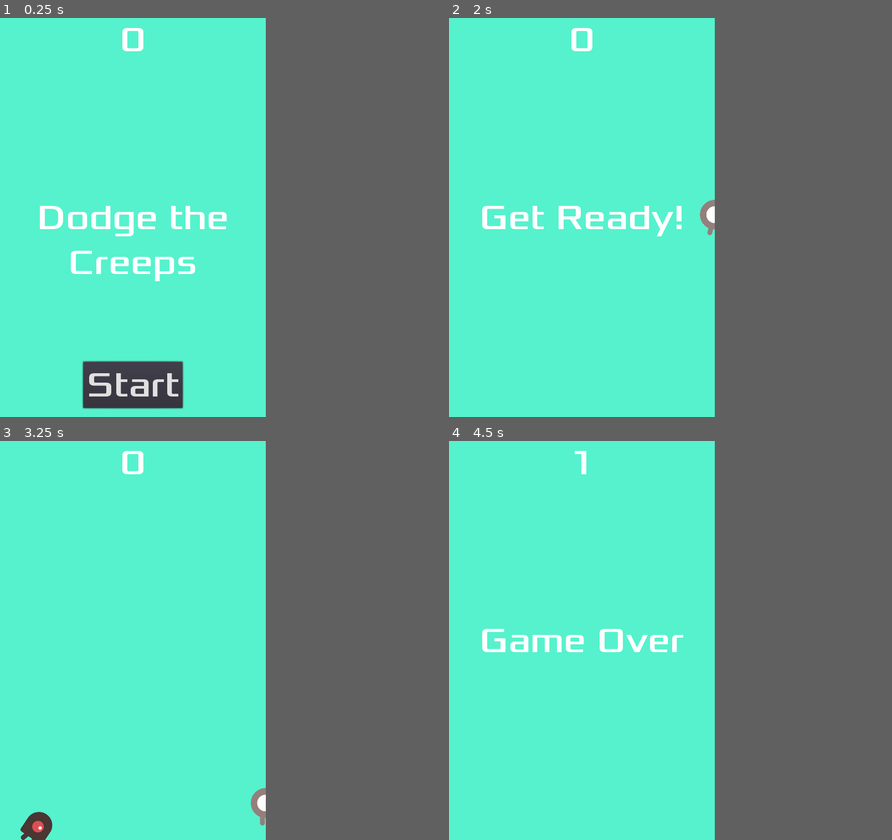
Above: before the commit, frames 1-4 (two rows, left to right).
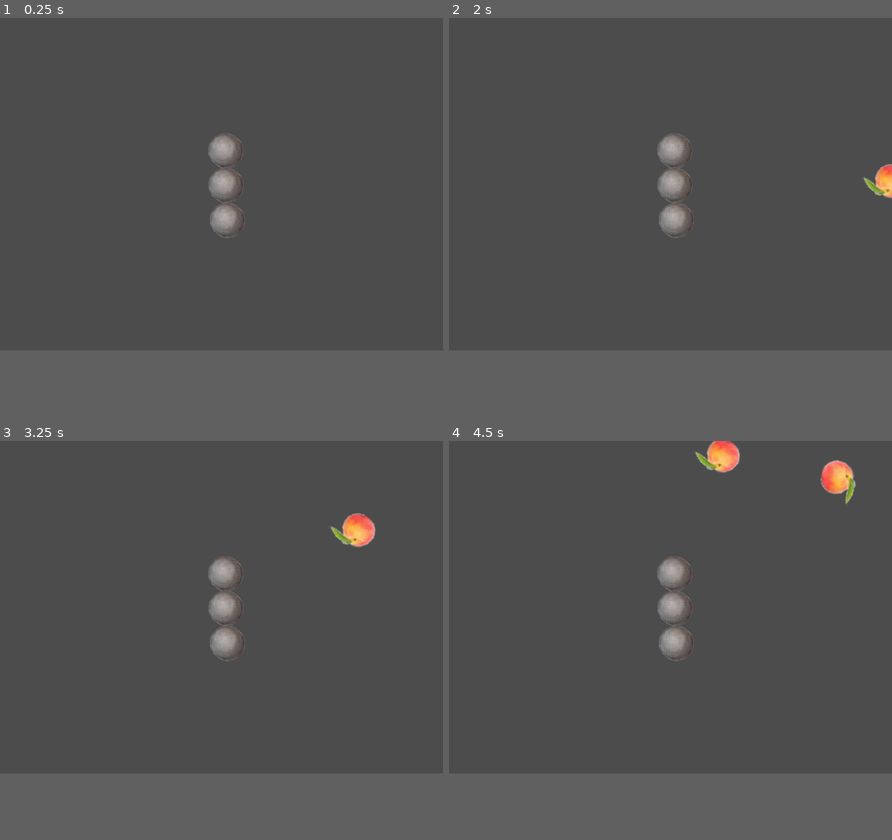
Above: after the commit, the same moments.

Repository: jwackito/dodgethecovid
Game: Godot game, scene res://LevelOne.tscn
Two runs of this game, one before a commit and one after it. Both use one fixed random seed, a clock stepped at 60 frames per second and the inputs below. Before the commit the project starts from res://Main.tscn.
Inputs (mouse positions are in pixels of both pictures, inside the frame that each line leads up to):
- Up to frame 1 (0.25 s): no input
- Up to frame 2 (2 s): click (581, 385) at 0.5 s, where only the run before the commit has a clickable "Start"; tap Enter at 1.25 s; hold Right (ui_right) from 1.28 s (still down)
- Up to frame 3 (3.25 s): release Right (ui_right) at 2.03 s; hold Down (ui_down) 2.03-2.78 s; hold Right (ui_right) from 2.78 s (still down)
- Up to frame 4 (4.5 s): release Right (ui_right) at 3.53 s; hold Up (ui_up) 3.53-4.28 s; hold Left (ui_left) from 4.28 s (still down)
In our replay, the window is 480x720 before the commit and 800x600 after it. These sizes can differ from the game's own. Grey fills any space a smaller window leaves; there, only what the larger window draws over its background counts as a difference.

The runs differ from the first frame. In frame 1, 53% of the frame differs, in the area x 0-60%, y 0-99%; in frame 2, 50%; in frame 3, 51%; in frame 4, 51%.

Commit message:
feat: Add LevelOne scene, "abstract" object Person and children object PersonWithMask and Gendarme
	- Create the static object StaticRock for testing wall comportament
	- Create LevelOne scene with a little logical for testing
	- Create the scene for PersonWithMask and Gendarme

Diff:
--- /dev/null
+++ b/Dodge The Creeps/Gendarme.gd
@@ -0,0 +1,10 @@
+class_name Gendarme
+extends Person
+
+func _init():
+	damage = 35
+	__init()
+
+
+func _ready():
+	_set_sprite_and_collision($AnimatedSprite, $Collision)
--- /dev/null
+++ b/Dodge The Creeps/Gendarme.tscn
@@ -0,0 +1,33 @@
+[gd_scene load_steps=5 format=2]
+
+[ext_resource path="res://Gendarme.gd" type="Script" id=1]
+[ext_resource path="res://dodge_assets/art/cannonball_small.png" type="Texture" id=2]
+
+[sub_resource type="SpriteFrames" id=1]
+animations = [ {
+"frames": [ ExtResource( 2 ) ],
+"loop": true,
+"name": "default",
+"speed": 5.0
+} ]
+
+[sub_resource type="CircleShape2D" id=2]
+radius = 30.8451
+
+[node name="Gendarme" type="RigidBody2D"]
+position = Vector2( 273.518, 254.49 )
+collision_layer = 0
+gravity_scale = 0.0
+script = ExtResource( 1 )
+__meta__ = {
+"_edit_group_": true
+}
+min_speed = 150
+max_speed = 250
+min_damage_variation = 0.8
+
+[node name="AnimatedSprite" type="AnimatedSprite" parent="."]
+frames = SubResource( 1 )
+
+[node name="Collision" type="CollisionShape2D" parent="."]
+shape = SubResource( 2 )
--- /dev/null
+++ b/Dodge The Creeps/LevelOne.gd
@@ -0,0 +1,20 @@
+class_name LevelOne
+extends Node
+
+export (PackedScene) var PersonWithMaskPackage
+onready var SpawnEnemyTimer = get_node("SpawnEnemyTimer")
+
+func _ready():
+	randomize()
+	SpawnEnemyTimer.start()
+
+
+func _on_SpawnEnemyTimer_timeout():
+	$InitPersonPath/InitPosition.set_offset(randi()) # get random position
+	var person = PersonWithMaskPackage.instance()
+	var direction = $InitPersonPath/InitPosition.rotation + PI/2
+	direction += rand_range(-PI/4, PI/4)
+	person.position = $InitPersonPath/InitPosition.position
+	person.rotation = direction
+	person.set_random_velocity(direction)
+	add_child(person)
--- /dev/null
+++ b/Dodge The Creeps/LevelOne.tscn
@@ -0,0 +1,37 @@
+[gd_scene load_steps=5 format=2]
+
+[ext_resource path="res://LevelOne.gd" type="Script" id=1]
+[ext_resource path="res://PersonWithMask.tscn" type="PackedScene" id=2]
+[ext_resource path="res://StaticRock.tscn" type="PackedScene" id=3]
+
+[sub_resource type="Curve2D" id=1]
+_data = {
+"points": PoolVector2Array( 0, 0, 0, 0, -1.30595, 0.817566, 0, 0, 0, 0, 19.8833, -51.0961, 0, 0, 0, 0, 774.221, -38.3826, 0, 0, 0, 0, 799.648, -0.241913, 0, 0, 0, 0, 799.648, 600.474, 0, 0, 0, 0, 677.81, 699.004, 0, 0, 0, 0, 31.5374, 687.35, 0, 0, 0, 0, 1.87238, 600.474, 0, 0, 0, 0, -1.30595, 0.817566 )
+}
+
+[node name="LevelOne" type="Node"]
+script = ExtResource( 1 )
+PersonWithMaskPackage = ExtResource( 2 )
+
+[node name="SpawnEnemyTimer" type="Timer" parent="."]
+wait_time = 2.0
+
+[node name="WallContainer" type="Node" parent="."]
+
+[node name="StaticRock" parent="WallContainer" instance=ExtResource( 3 )]
+position = Vector2( 410.361, 365.287 )
+
+[node name="StaticRock2" parent="WallContainer" instance=ExtResource( 3 )]
+position = Vector2( 407.502, 239.947 )
+
+[node name="StaticRock3" parent="WallContainer" instance=ExtResource( 3 )]
+position = Vector2( 407.872, 301.995 )
+
+[node name="InitPersonPath" type="Path2D" parent="."]
+position = Vector2( -1.05948, 0 )
+curve = SubResource( 1 )
+
+[node name="InitPosition" type="PathFollow2D" parent="InitPersonPath"]
+position = Vector2( -1.30595, 0.817566 )
+rotation = -1.18327
+[connection signal="timeout" from="SpawnEnemyTimer" to="." method="_on_SpawnEnemyTimer_timeout"]
--- /dev/null
+++ b/Dodge The Creeps/Person.gd
@@ -0,0 +1,35 @@
+class_name Person
+extends RigidBody2D
+
+export (int) var min_speed
+export (int) var max_speed
+export (float) var min_damage_variation
+
+var default_sprite_name = "default"
+var collision_scale = { "x": 1, "y": 1 }
+var damage = 0
+var velocity
+
+func __init():
+	gravity_scale = 0
+
+func _process(delta):
+	if (linear_velocity.length() < min_speed):
+		set_random_velocity(linear_velocity.angle())
+
+func _set_sprite_and_collision(AnimateSprite, Collision):
+	AnimateSprite.animation = default_sprite_name
+	Collision.scale.x = collision_scale.x
+	Collision.scale.y = collision_scale.y
+
+func get_damage():
+	return damage * rand_range(min_damage_variation, 1)
+
+func set_random_velocity(direction):
+	if (!velocity):
+		velocity = int(rand_range(min_speed, max_speed))
+	var velocity_direction = Vector2(velocity, 0)
+	set_linear_velocity(velocity_direction.rotated(direction))
+
+func _on_Visibility_screen_exited():
+	queue_free()
--- /dev/null
+++ b/Dodge The Creeps/Person.tscn
@@ -0,0 +1,14 @@
+[gd_scene load_steps=2 format=2]
+
+[ext_resource path="res://Person.gd" type="Script" id=1]
+
+[node name="Person" type="RigidBody2D"]
+position = Vector2( 374, 104 )
+gravity_scale = 0.0
+script = ExtResource( 1 )
+__meta__ = {
+"_edit_group_": true
+}
+
+[node name="Visibility" type="VisibilityNotifier2D" parent="."]
+[connection signal="screen_exited" from="Visibility" to="." method="_on_Visibility_screen_exited"]
--- /dev/null
+++ b/Dodge The Creeps/PersonWithMask.gd
@@ -0,0 +1,10 @@
+class_name PersonWithMask
+extends Person
+
+func _init():
+	damage = 35
+	__init()
+
+
+func _ready():
+	_set_sprite_and_collision($AnimatedSprite, $Collision)
--- /dev/null
+++ b/Dodge The Creeps/PersonWithMask.tscn
@@ -0,0 +1,34 @@
+[gd_scene load_steps=5 format=2]
+
+[ext_resource path="res://PersonWithMask.gd" type="Script" id=1]
+[ext_resource path="res://dodge_assets/art/peach.png" type="Texture" id=2]
+
+[sub_resource type="SpriteFrames" id=1]
+animations = [ {
+"frames": [ ExtResource( 2 ) ],
+"loop": true,
+"name": "default",
+"speed": 5.0
+} ]
+
+[sub_resource type="CircleShape2D" id=2]
+radius = 31.3226
+
+[node name="PersonWithMask" type="RigidBody2D"]
+position = Vector2( 197, 132 )
+collision_layer = 0
+gravity_scale = 0.0
+can_sleep = false
+script = ExtResource( 1 )
+__meta__ = {
+"_edit_group_": true
+}
+min_speed = 150
+max_speed = 250
+min_damage_variation = 0.8
+
+[node name="AnimatedSprite" type="AnimatedSprite" parent="."]
+frames = SubResource( 1 )
+
+[node name="Collision" type="CollisionShape2D" parent="."]
+shape = SubResource( 2 )
--- /dev/null
+++ b/Dodge The Creeps/StaticRock.tscn
@@ -0,0 +1,26 @@
+[gd_scene load_steps=4 format=2]
+
+[ext_resource path="res://dodge_assets/art/cannonball_small.png" type="Texture" id=1]
+
+[sub_resource type="SpriteFrames" id=1]
+animations = [ {
+"frames": [ ExtResource( 1 ) ],
+"loop": true,
+"name": "default",
+"speed": 5.0
+} ]
+
+[sub_resource type="CircleShape2D" id=2]
+radius = 32.4093
+
+[node name="StaticRock" type="StaticBody2D"]
+position = Vector2( 341.404, 163.134 )
+__meta__ = {
+"_edit_group_": true
+}
+
+[node name="AnimatedSprite" type="AnimatedSprite" parent="."]
+frames = SubResource( 1 )
+
+[node name="Collision" type="CollisionShape2D" parent="."]
+shape = SubResource( 2 )
--- a/Dodge The Creeps/project.godot
+++ b/Dodge The Creeps/project.godot
@@ -8,21 +8,43 @@
 
 config_version=4
 
-_global_script_classes=[  ]
+_global_script_classes=[ {
+"base": "Person",
+"class": "Gendarme",
+"language": "GDScript",
+"path": "res://Gendarme.gd"
+}, {
+"base": "Node",
+"class": "LevelOne",
+"language": "GDScript",
+"path": "res://LevelOne.gd"
+}, {
+"base": "RigidBody2D",
+"class": "Person",
+"language": "GDScript",
+"path": "res://Person.gd"
+}, {
+"base": "Person",
+"class": "PersonWithMask",
+"language": "GDScript",
+"path": "res://PersonWithMask.gd"
+} ]
 _global_script_class_icons={
-
+"Gendarme": "",
+"LevelOne": "",
+"Person": "",
+"PersonWithMask": ""
 }
 
 [application]
 
 config/name="Dodge The Creeps"
-run/main_scene="res://Main.tscn"
+run/main_scene="res://LevelOne.tscn"
 config/icon="res://icon.png"
 
 [display]
 
-window/size/width=480
-window/size/height=720
+window/size/width=800
 window/stretch/mode="2d"
 window/stretch/aspect="keep"
 
Binary file added: Dodge The Creeps/dodge_assets/art/cannonball_big.png
Not shown, added: Dodge The Creeps/dodge_assets/art/cannonball_big.png.import
Binary file added: Dodge The Creeps/dodge_assets/art/cannonball_small.png
Not shown, added: Dodge The Creeps/dodge_assets/art/cannonball_small.png.import
Binary file added: Dodge The Creeps/dodge_assets/art/peach.png
Not shown, added: Dodge The Creeps/dodge_assets/art/peach.png.import
